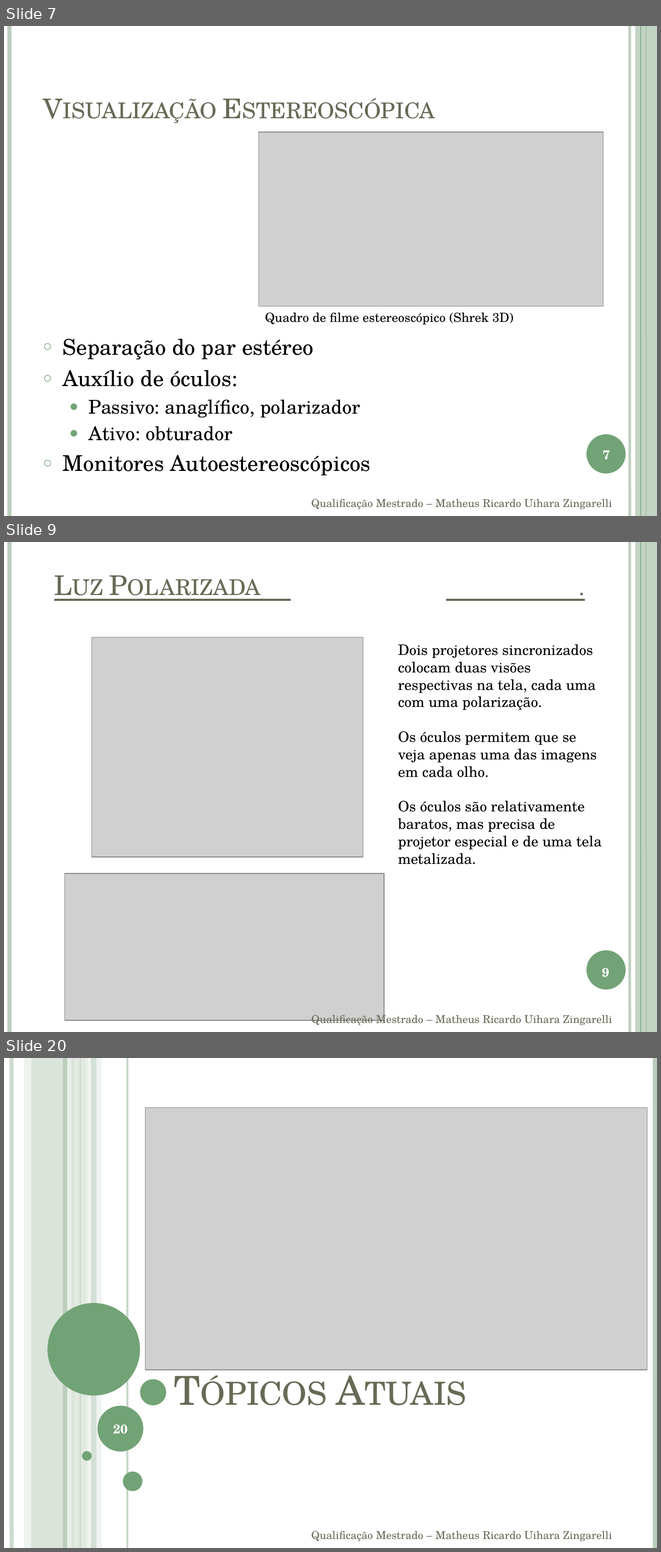
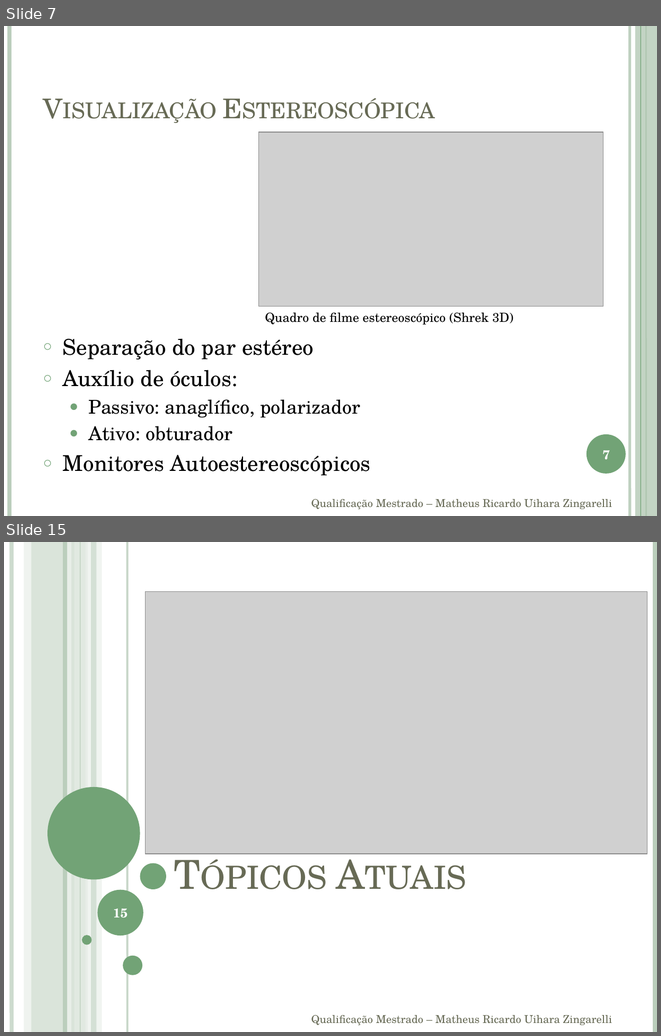
Before and after one commit to andrecurvello/tests-zingarelli, a slide deck: 1-Meus-Artigos/Qualificacao/apresentação.pptx. Shown one above the other, each under a label of ours: slides 7, 9 and 20 before the commit, slides 7 and 15 after it; the slides between them are not shown. The pictures are 661x1552 and 661x1036 pixels, drawn with LibreOffice and Linux fonts; fonts in the diff are those of the drawing; grey boxes stand for pictures. Boxes give left, top, right and bottom in pixels: in the first picture for what was removed or moved away, otherwise in the second. Text is boxed around its words. In the diff, an @@ line names an element or a change of style, - is before the commit and + after.

Commit message:
Mestrado - apresentação da quali  - conteúdo de visualização estereoscópica e início do conteúdo de codificação
- Adição de pdf de curso sobre latex

```diff
--- a/1-Meus-Artigos/Qualificacao/apresentação.pptx
+++ b/1-Meus-Artigos/Qualificacao/apresentação.pptx
@@ slide 9 removed at bbox=[4, 542, 657, 1032], background #FFFFFF; not listed: 6 template elements that a slide beside it also shows @@
@@ text removed at bbox=[49, 565, 634, 647] @@
-Luz Polarizada .
@@ picture removed at bbox=[91, 637, 363, 857] @@
@@ text removed at bbox=[398, 644, 602, 864] @@
-Dois projetores sincronizados colocam duas visões respectivas na tela, cada uma com uma polarização.
-Os óculos permitem que se veja apenas uma das imagens em cada olho.
-Os óculos são relativamente baratos, mas precisa de projetor especial e de uma tela metalizada.
@@ picture removed at bbox=[65, 873, 384, 1020] @@
@@ page number removed at bbox=[602, 968, 609, 977] @@
-9
@@ text removed at bbox=[311, 1012, 612, 1026] @@
-Qualificação Mestrado – Matheus Ricardo Uihara Zingarelli
@@ what was slide 20 is now slide 15 @@
@@ page number at bbox=[113, 908, 128, 918]: text changed @@
-20
+15
```
Also in this commit, not shown: 5 slides changed, 2 slides added, 6 other slides removed, 1 other file.
